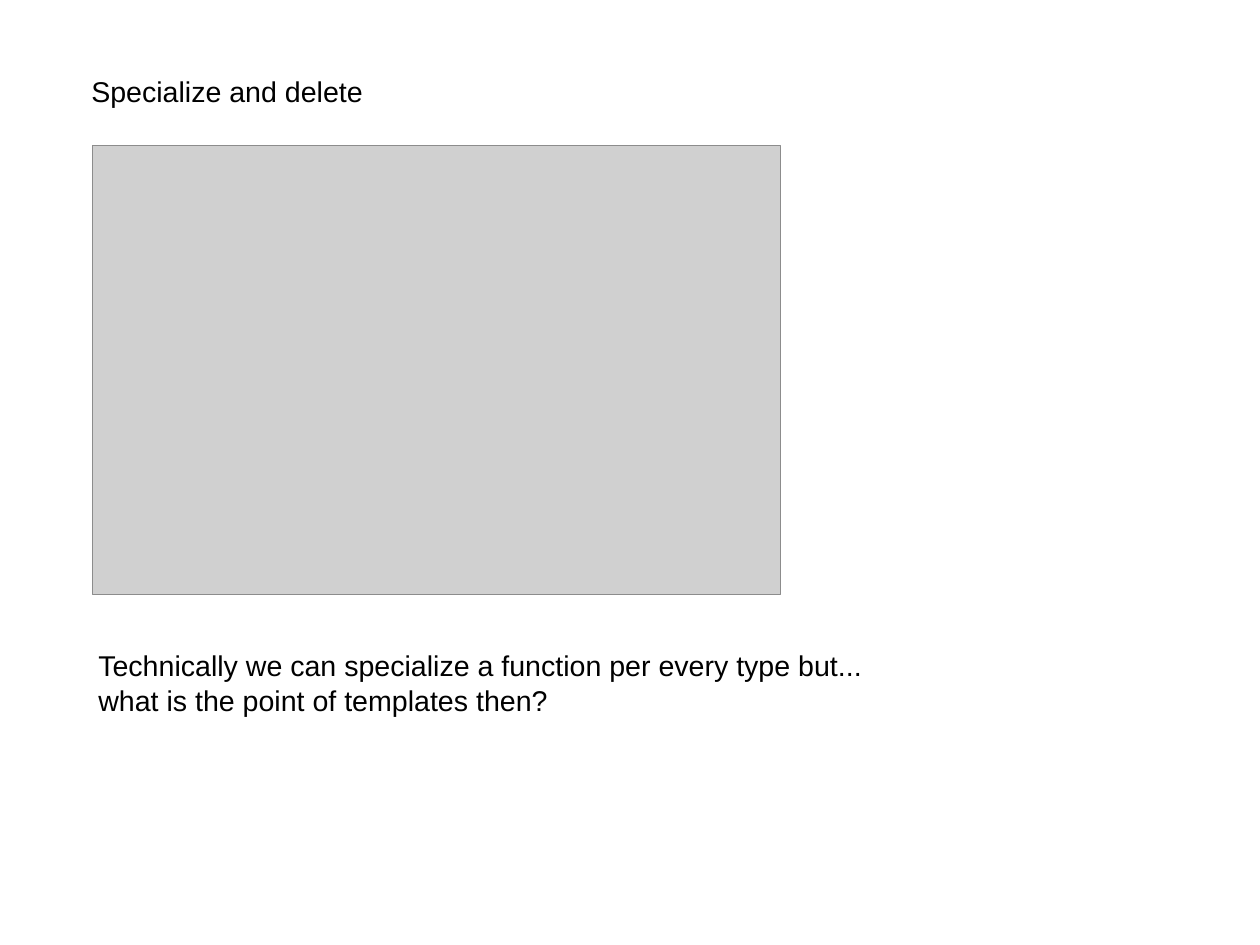
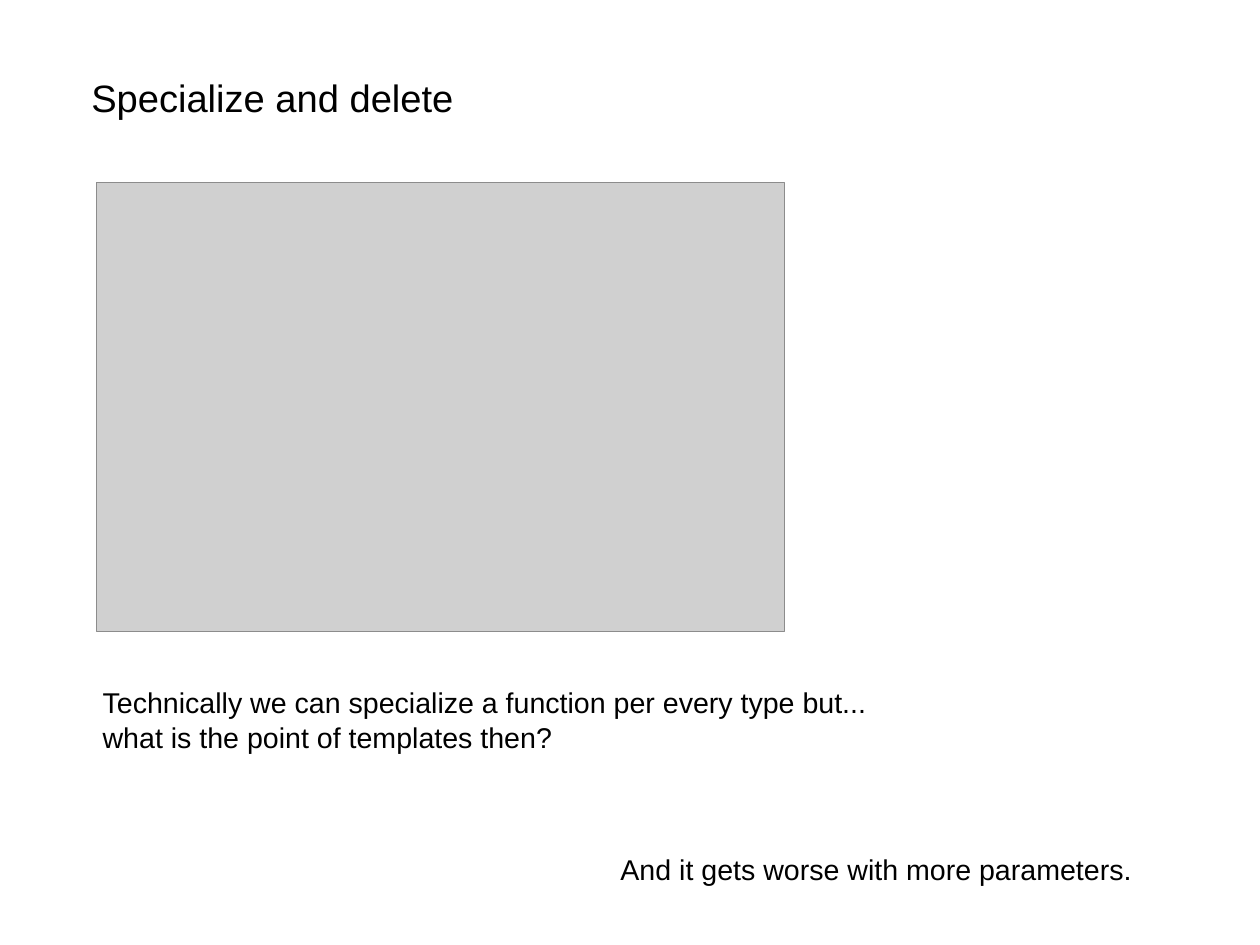
Before and after one commit to akalenuk/templates-experiments, a slide deck: slide 8 of templates.odp. Drawn at 1260x945 pixels with LibreOffice and Linux fonts; fonts in the diff are those of the drawing; grey boxes stand for pictures. Boxes give left, top, right and bottom in pixels: in the first picture for what was removed or moved away, otherwise in the second. Text is boxed around its words. In the diff, an @@ line names an element or a change of style, - is before the commit and + after.

```diff
--- a/templates.odp
+++ b/templates.odp
@@ text "Specialize and delete" at box(91, 84, 454, 120): size 18 to 24 pt @@
@@ picture: place and size @@
-picture at box(93, 146, 781, 595)
+picture at box(97, 183, 785, 631)
@@ text "Technically we can specialize a ...": place and size @@
-text "Technically we can specialize a ..." at box(98, 655, 861, 716)
+text "Technically we can specialize a ..." at box(103, 692, 866, 753)
@@ text added at box(620, 859, 1131, 885), 18 pt, text #000000 @@
+And it gets worse with more parameters.
```
Also in this commit, not shown: 13 other slides changed, 1 slide added, 1 slide removed.
